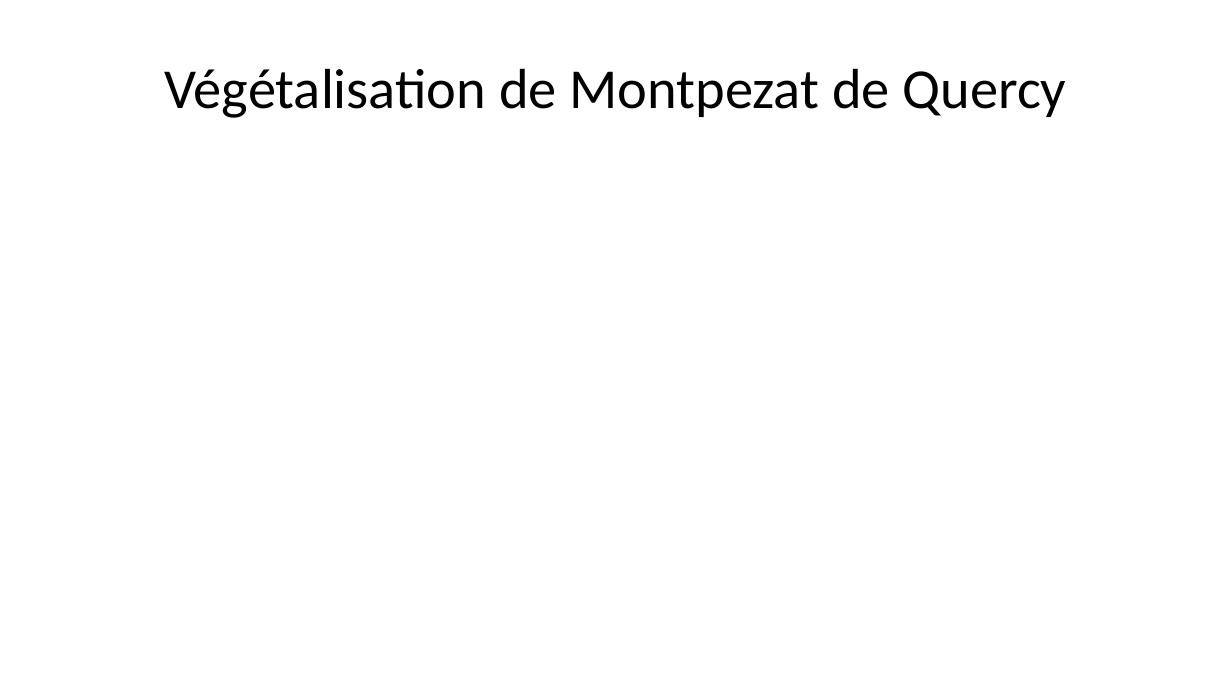
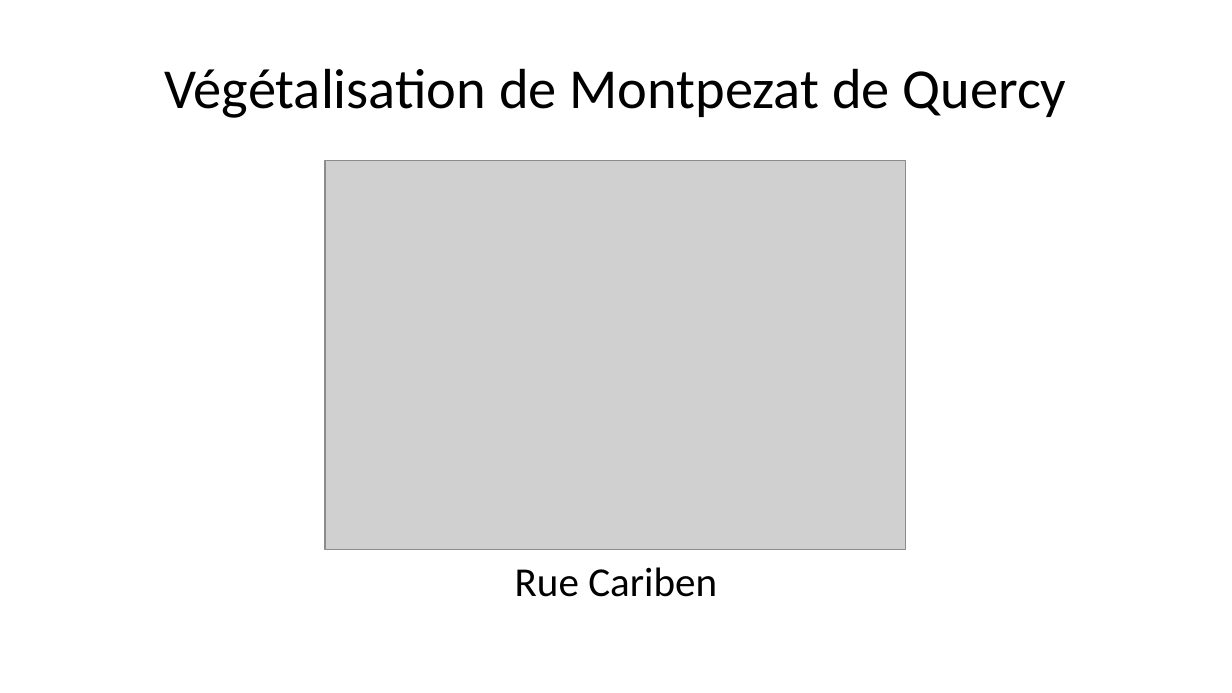
Before and after one commit to Bertrand82/vegetalisation_m2q, a slide deck: slide 1 of presentation.pptx. Drawn at 1232x693 pixels with LibreOffice and Linux fonts; fonts in the diff are those of the drawing; grey boxes stand for pictures. Boxes give left, top, right and bottom in pixels: in the first picture for what was removed or moved away, otherwise in the second. Text is boxed around its words. In the diff, an @@ line names an element or a change of style, - is before the commit and + after.

```diff
--- a/presentation.pptx
+++ b/presentation.pptx
@@ picture added at box(325, 161, 906, 549) @@
@@ text added at box(515, 567, 717, 597), 24 pt, text #000000 @@
+Rue Cariben
```
Also in this commit, not shown: 5 other slides changed, 2 slides added, 3 other files.
